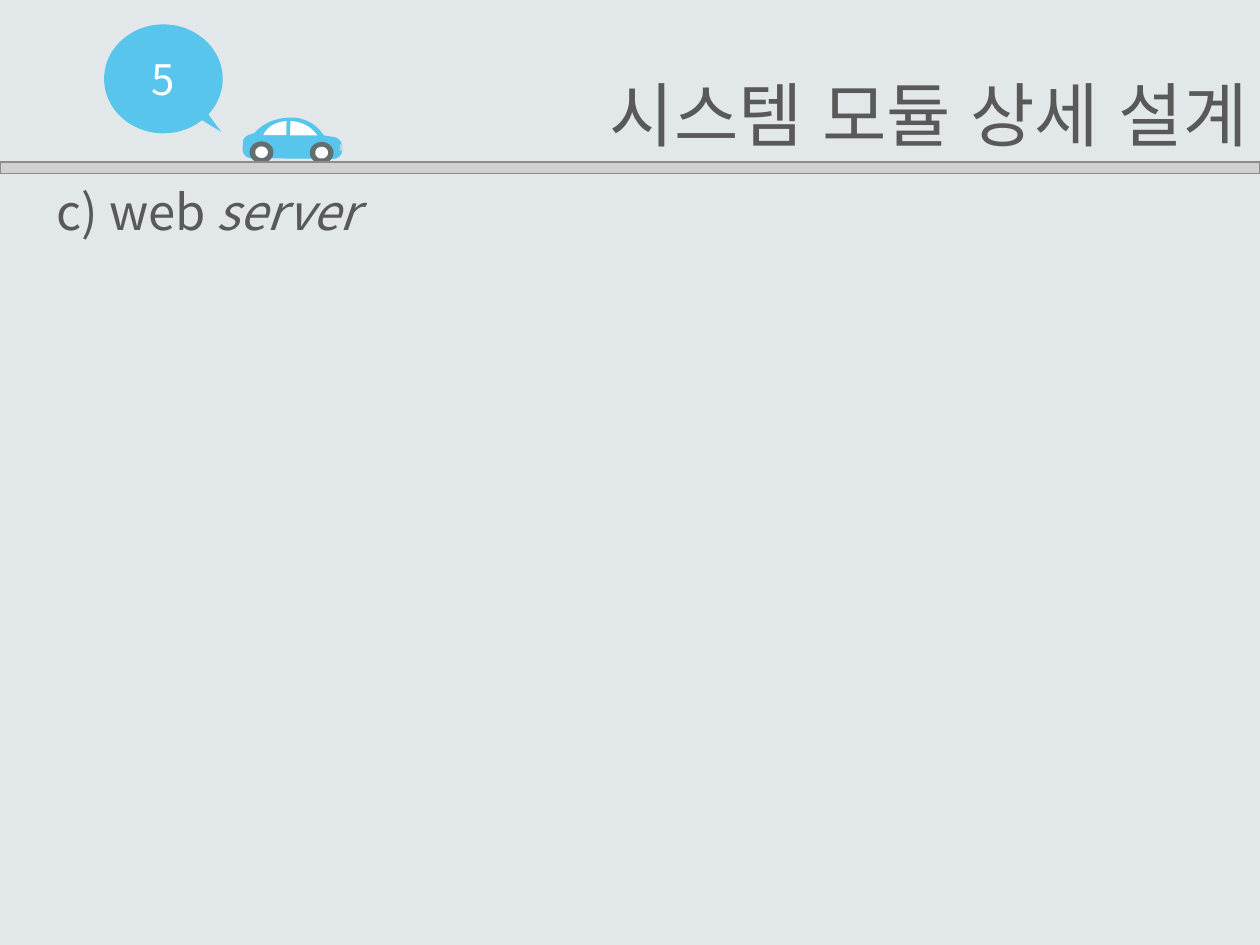
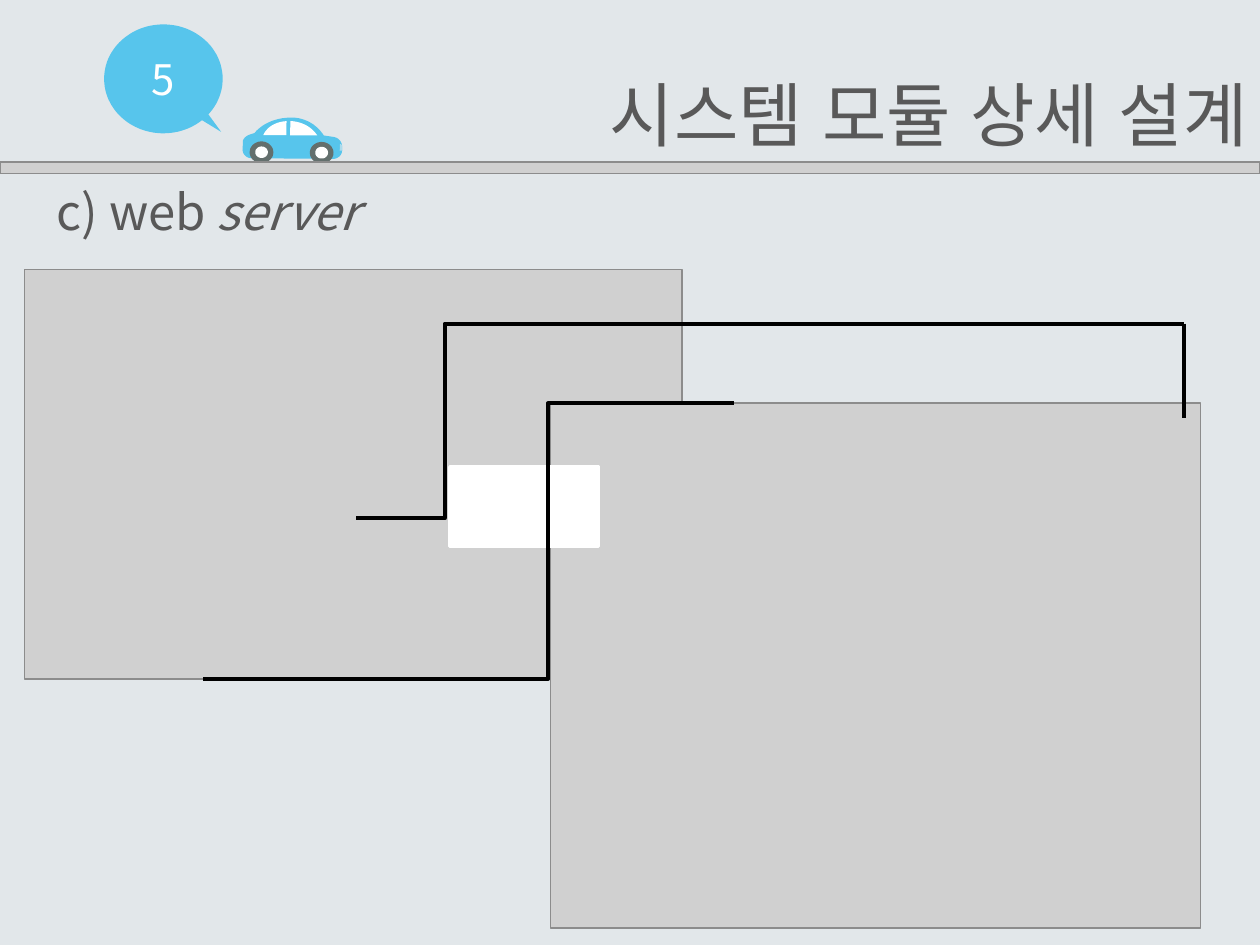
Before and after one commit to EomHeeSang/grad_proj, a slide deck: slide 23 of 발표자료/설계서2-14(엄희상,박주호,김태경)_re.pptx. Drawn at 1260x945 pixels with LibreOffice and Linux fonts; fonts in the diff are those of the drawing; grey boxes stand for pictures. Boxes give left, top, right and bottom in pixels: in the first picture for what was removed or moved away, otherwise in the second. Text is boxed around its words. In the diff, an @@ line names an element or a change of style, - is before the commit and + after.

```diff
--- a/발표자료/설계서2-14(엄희상,박주호,김태경)_re.pptx
+++ b/발표자료/설계서2-14(엄희상,박주호,김태경)_re.pptx
@@ picture added at [25,270,683,679] @@
@@ elbow line added from (1184, 324) to (357, 518), #000000 2.25 pt @@
@@ line added from (1184, 324) to (1184, 418), #000000 2.25 pt @@
@@ elbow line added from (203, 679) to (735, 403), #000000 2.25 pt @@
@@ picture added at [551,403,1201,929] @@
@@ rectangle added at [450,467,598,547], fill #FFFFFF, outline #FFFFFF 2 pt @@
```
Also in this commit, not shown: 2 other slides changed.
